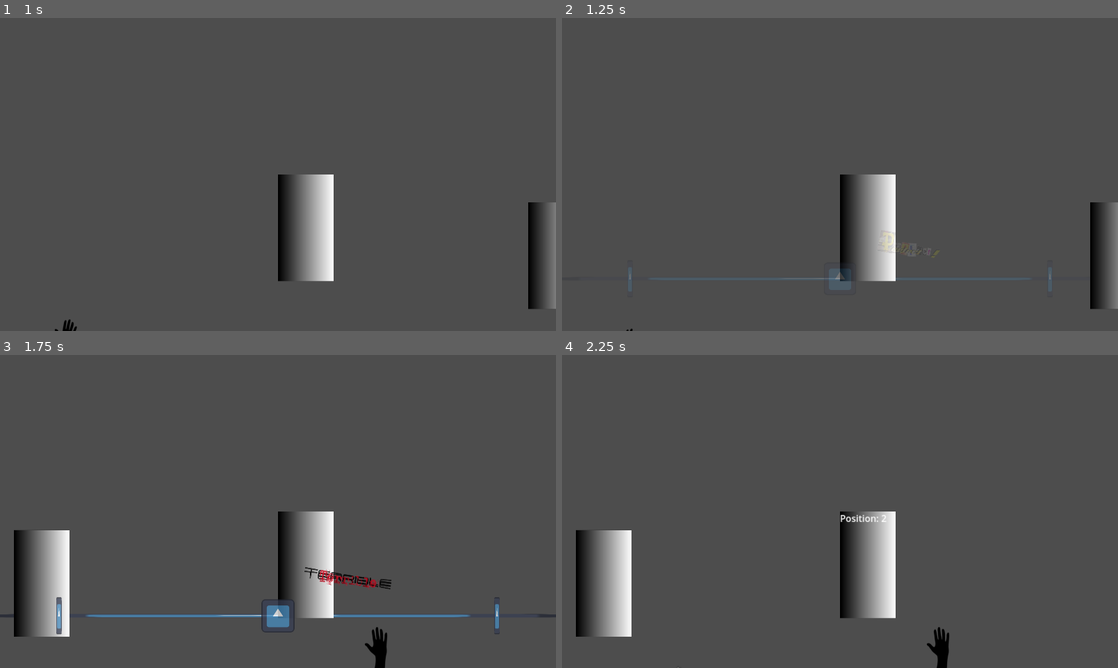
Above: before the commit, frames 1-4 (two rows, left to right).
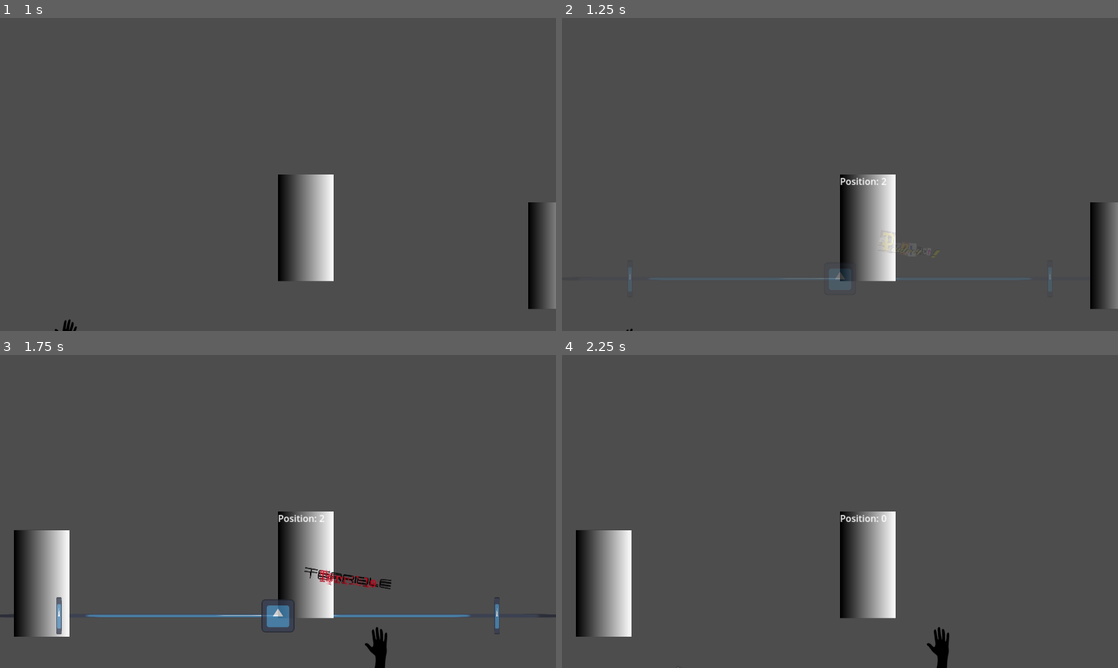
Above: after the commit, the same moments.

Repository: Quarticore/UntitledTomatoGame
Game: Godot game, scene res://scenes/main.tscn
Same seed, same stepped clock (60 frames per second), same inputs: the game is played once before the commit and once after it. The engine's default icon, where the game draws it, is replaced by a stand-in: a white triangle on a blue panel in a dark square. Sound files missing from this copy of the repository are replaced by a short silence.
Inputs (mouse positions are in pixels of both pictures, inside the frame that each line leads up to):
- Up to frame 1 (1 s): move the mouse to (150, 180) at 0.52 s; hold D (InputRight) from 0.53 s (still down); click (150, 180) at 0.6 s
- Up to frame 2 (1.25 s): keep holding D (InputRight)
- Up to frame 3 (1.75 s): move the mouse to (555, 592) at 1.27 s; release D (InputRight) at 1.28 s; hold A (InputLeft) from 1.28 s (still down); tap S (InputMiddle) at 1.35 s; click (555, 592) at 1.42 s
- Up to frame 4 (2.25 s): move the mouse to (867, 564) at 2.02 s; release A (InputLeft) at 2.03 s; hold D (InputRight) from 2.03 s (still down); click (867, 564) at 2.1 s

Frame 1 is identical in both runs. In frame 2, 0.1% of the frame differs, in the area x 50-59%, y 51-54%; in frame 3, 0.1%; in frame 4, less than 0.1%.

Commit message:
fix: chances

Diff:
--- a/assets/scripts/member.gd
+++ b/assets/scripts/member.gd
@@ -6,7 +6,7 @@
 @export var behaviour: EnemyPattern
 @onready var audio_manager: Node = $"../AudioManager"
 @onready var game_manager: GameManager = get_node("/root/GameManager")
-@onready var beats_until_change = behaviour.maybe_change_every_x_beats
+@onready var beats_until_change = behaviour.maybe_change_every_x_beats - 1
 
 ## TODO REMOVE
 @onready var label: Label = $TEST_Position
@@ -43,11 +43,10 @@
 		print("not changing yet")
 		return
 	else:
-		beats_until_change = behaviour.maybe_change_every_x_beats
+		beats_until_change = behaviour.maybe_change_every_x_beats - 1
 
-	var n = 1 / behaviour.chance_to_change
 	var rng = RandomNumberGenerator.new()
-	var will_change = rng.randi_range(1, n) == 1
+	var will_change = rng.randi_range(1, behaviour.chance_to_change) == 1
 
 	if !will_change:
 		return
--- a/scenes/main.tscn
+++ b/scenes/main.tscn
@@ -17,7 +17,7 @@
 
 [sub_resource type="Resource" id="Resource_yb2n4"]
 script = ExtResource("4_wvsy8")
-chance_to_change = 1.0
+chance_to_change = 2.0
 valid_positions = [Vector3(0, 0, 1), Vector3(0, 1, 0), Vector3(1, 0, 0)]
 maybe_change_every_x_beats = 1
 
